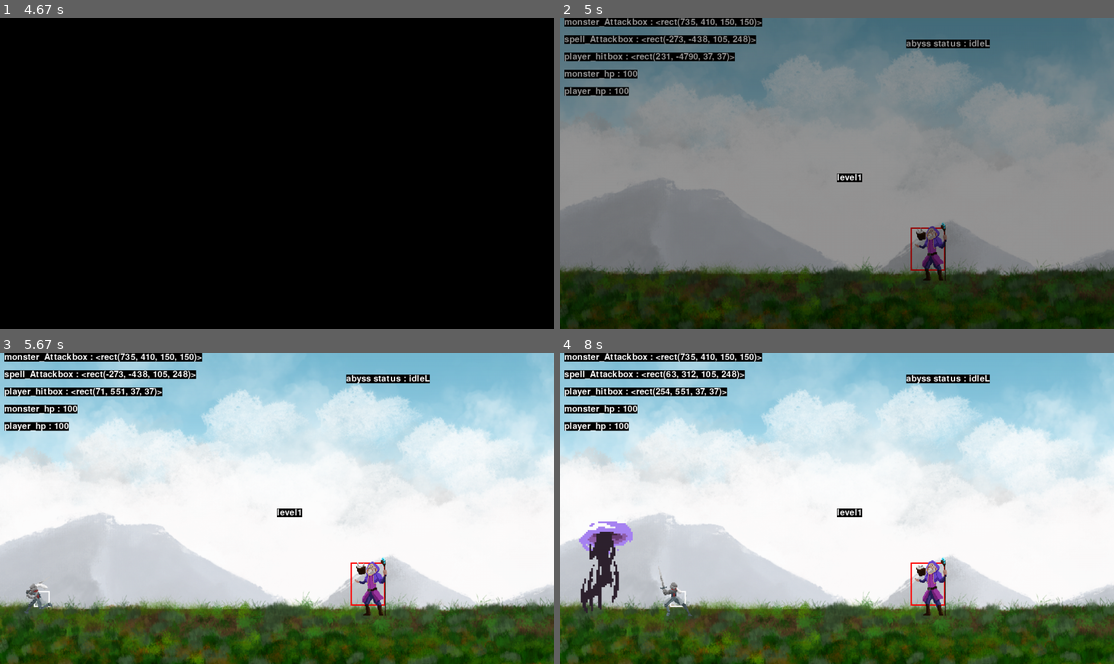
Above: before the commit, frames 1-4 (two rows, left to right).
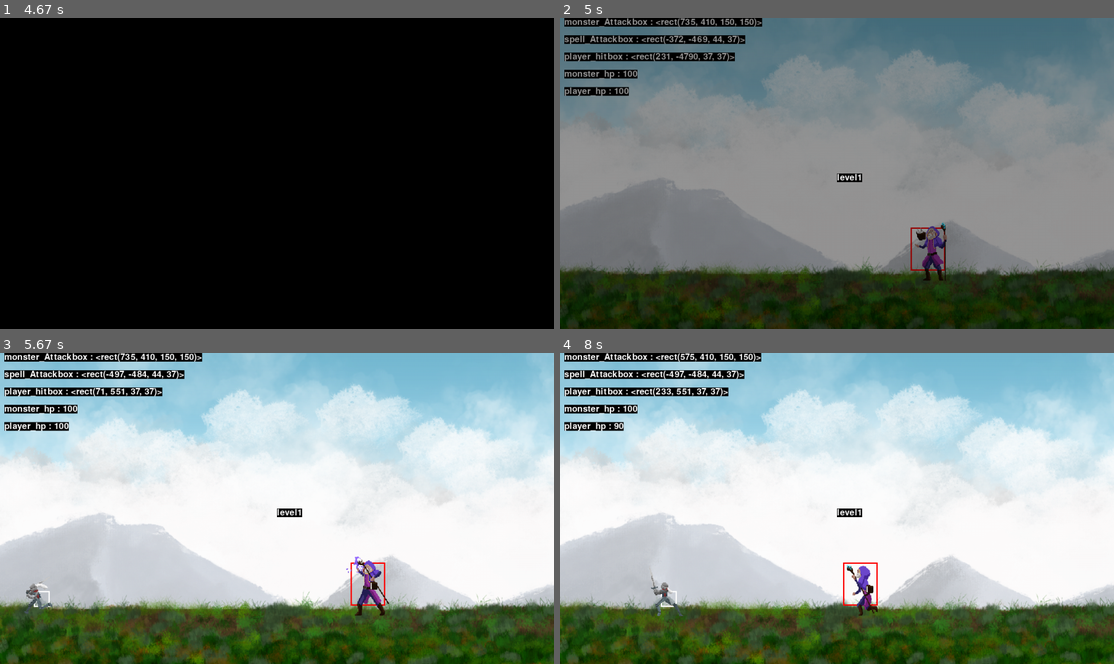
Above: after the commit, the same moments.

Repository: CSID-DGU/2022-1-OSSProj-GaCo-3
Game: pygame game, started from code/game.py
Two runs of this game, one before a commit and one after it. Both use one fixed random seed, a clock stepped at 60 frames per second and the inputs below.
Inputs (mouse positions are in pixels of both pictures, inside the frame that each line leads up to):
- Up to frame 1 (4.67 s): click (277, 173) at 0.38 s
- Up to frame 2 (5 s): tap Space at 4.9 s
- Up to frame 3 (5.67 s): hold Left from 5.23 s (still down)
- Up to frame 4 (8 s): release Left at 5.77 s; hold Left 5.8-6.2 s; hold Right 6.23-6.87 s; hold Left 6.9-7.37 s; hold Right 7.4-7.87 s; tap A at 7.9 s

Frame 1 is identical in both runs. In frame 2, 0.6% of the frame differs, in the area x 19-78%, y 5-10%; in frame 3, 1.3%; in frame 4, 4.0%, in the area x 3-78%, y 0-85%.

Commit message:
feat : abyss spell create

Diff:
--- a/code/AbyssSpell.py
+++ b/code/AbyssSpell.py
@@ -0,0 +1,118 @@
+# -*-coding:utf-8-*-
+
+import pygame
+from settings import *
+from support import *
+from game import *
+
+class AbyssSpell(pygame.sprite.Sprite):
+    def __init__(self, pos, groups, obstacle_sprites):
+        pygame.sprite.Sprite.__init__(self, groups)
+        # 생성시 처음 이미지 지정 상속받는 각 몬스터 클래스에서 지정해줘야한다.
+        self.display_surface = pygame.display.get_surface()
+        self.image = pygame.image.load('image/Monster/AbyssSpell/1.png').convert_alpha()
+        self.image = pygame.transform.scale(self.image, ABYSS_SPELL_SIZE)
+        self.rect = self.image.get_rect(topleft=pos)
+        self.hitbox = self.rect.inflate(-50, -30)  # 이미지 사각형의 크기 줄여 hitbox로 사용
+
+        self.scale = ABYSS_SPELL_SIZE
+        self.CameraOffset = [0, 0]
+        self.isAttack = False
+
+        # graphic setup
+        self.import_assets('image/Monster/AbyssSpell')
+        self.status = 'spell'
+
+        # animation 바꿀 때 사용
+        self.frame_index = 0
+        self.animation_speed = 0.25
+        self.animation_time = 0.0
+        self.animation_time_max = 0.1
+        self.animation_end = False
+
+        self.SkillON = True
+
+        # movement
+        self.speed = 20
+        self.boundary = 10
+        self.obstacle_sprites = obstacle_sprites
+
+        self.target_pos = 0 # 플레이어의 위치 정보
+
+    def import_assets(self, path):
+        self.spr = {'spell': []}
+        self.spr['spell'] = import_folder(path)
+
+    def ON(self, target_pos, initial_pos):
+        self.target_pos = target_pos # x value
+        self.isAttack = True
+        self.SkillON = True
+        self.hitbox.center = initial_pos
+        # self.hitbox.x = target_pos - self.scale[0] / 16
+        self.hitbox.y = 500
+
+    def animate(self, df):
+        spr = self.spr[self.status]
+
+        if self.SkillON == True:
+            self.animation_time += df / 1000.0
+
+            if self.animation_time >= self.animation_time_max:
+                self.animation_time = 0
+                self.frame_index += 1
+        else:
+            self.frame_index = 0
+
+        if self.frame_index >= len(spr):  # 스프라이트 마지막 이미지까지 보여준 뒤
+            self.frame_index = 0  # 다시 처음 이미지로 돌아가기
+            # self.SkillON = False
+            # self.hitbox.x = -500
+            # self.hitbox.y = -500
+
+        self.image = spr[int(self.frame_index)]
+        position = (self.hitbox.center[0] - 10, self.hitbox.center[1] + 20)
+        self.rect = self.image.get_rect(center=position)
+
+    def collision(self, direction):
+        if direction == 'horizontal':
+            for sprite in self.obstacle_sprites:
+                if sprite.hitbox.colliderect(self.hitbox):
+                    if self.direction.x > 0:  # collision occurs while moving right
+                        self.hitbox.right = sprite.hitbox.left
+                    elif self.direction.x < 0:
+                        self.hitbox.left = sprite.hitbox.right
+
+    def update(self, df):
+        self.animate(df)
+        # 어택 박스 정보 갱신
+        attackBox = pygame.Rect(self.hitbox)
+        attackBox = attackBox.inflate(-self.scale[0] / 16, -self.scale[1] / 3)
+        attack_hitbox = sub_Coordinate(attackBox,
+                                       (self.CameraOffset[0], self.CameraOffset[1] - self.scale[1] / 4, 0, 0))
+
+        if abs(self.hitbox.centerx - self.target_pos) == 0:
+            self.SkillON = False
+            self.isAttack = False
+            self.hitbox.x = -500
+            self.hitbox.y = -500
+        pygame.draw.rect(self.display_surface, (255, 0, 0), attack_hitbox, 3)
+        self.move()
+
+    def getHitBox(self):
+        attackBox = pygame.Rect(self.hitbox)
+        attackBox = attackBox.inflate(-self.scale[0] / 16, -self.scale[1] / 3)
+        return attackBox
+
+    def move(self):
+        # abyss attack2 공격 직후 생성하여 플레이어의 위치까지 움직임
+        distance = self.target_pos - self.hitbox.x
+        if self.SkillON: # 공격상태일 경우 움직임
+            if abs(distance) > self.boundary: # 스프라이트와 플레이어의 거리가 self.boundary 보다 멀면 동작
+                if distance < 0: # 왼쪽 방향에 플레이어가 있음
+                    self.hitbox.x -= self.speed
+                else: # 오른쪽 방향에 플레이어가 있음
+                    self.hitbox.x += self.speed
+            else:
+                self.SkillON = False
+                self.hitbox.x = -500
+                self.hitbox.y = -500
--- a/code/abyss.py
+++ b/code/abyss.py
@@ -6,6 +6,7 @@
 from Monster import *
 from level import *
 from debug import *
+from AbyssSpell import *
 
 class Abyss(Monster):
     def __init__(self, pos, MONSTER_SIZE, groups, obstacle_sprites):
@@ -20,12 +21,11 @@
 
         # 공격
         self.targetPos = 200.0 # 맨 처음에 플레이어 위치를 타겟으로 설정하는 건가?
-        # self.attackBox = pygame.Rect((self.hitbox.left, self.hitbox.top), (MONSTER_SIZE[0] // 3, MONSTER_SIZE[1] // 4))
         self.attackBox = pygame.Rect(self.hitbox.topleft, (MONSTER_SIZE[0]//2, MONSTER_SIZE[1]//2))
         self.attackBox.topright = self.hitbox.topleft
 
         # 아직 어비스 주문 마법을 생성하지 않았으므로 브링어의 주문을 일단 생성
-        self.spell = BringerSpell((-500, -500), BRINGER_SPELL_SIZE, groups, self.obstacle_sprites)
+        self.spell = AbyssSpell((-500, -500), groups, self.obstacle_sprites)
         # spell 공격 상태 및 쿨타임 설정
         self.can_spell = True
         self.spell_time = None
@@ -63,17 +63,11 @@
         spr = self.spr[self.status]
         self.animation_end = False
 
-        # loop over the frame index
-        # self.frame_index += self.animation_speed
-
-        # DeltaTime이용해서 애니메이션 프레임 처리
-        # =============================================================
         self.animation_time += df / 1000.0
 
         if self.animation_time >= self.animation_time_max:
             self.animation_time = 0
             self.frame_index += 1
-        # ===============================================================
 
         if self.frame_index >= len(spr):  # 스프라이트 마지막 이미지까지 보여준 뒤
             self.frame_index = 0  # 다시 처음 이미지로 돌아가기
@@ -90,11 +84,10 @@
         if 'attack2' in self.status: # 마법 공격 상태일 경우
             if self.frame_index == len(spr) - 1:
                 self.status = 'idleL' if 'L' in self.status else 'idleR' # 이미지 재생이 끝나면 idle 상태로 바꾸기.
-                self.spell.ON(self.targetPos)  # 사용자 위치에 마법 사용
+                self.spell.ON(self.targetPos, self.attackBox.center)  # 사용자 위치에 마법 사용
 
 
         if 'death' in self.status and self.animation_end:
-            print('death and animation end')
             #임시적 조치로 죽음 모션의 마지막 프레임일 경우 화면 밖으로 내보낸다.
             self.kill()
             self.hitbox.x = 90000
@@ -168,7 +161,6 @@
         #self.get_status()
         self.move()
         self.coodsdown()
-        debug("abyss status : "+str(self.status), 800, 50)
 
         # 어택 박스 정보 갱신
         if self.direction == -1:
@@ -187,20 +179,13 @@
                 self.isAttack = False
 
         # # attack2를 준비 이미지라고 가정, 해당 스프라이트가 다 재생되면 마법을 사용함.
-        # elif 'attack2' in self.status and self.animation_end:
-        #     self.spell.ON(self.targetPos) #사용자 위치에 마법 사용
-        #     # self.spellON()
 
         self.spell.CameraOffset = self.CameraOffset
         self.spell.update(df)
 
         # 충돌
-        # 플레이어 어택박스, 몬스터 히트박스 충돌시
-        # if collision_check(self.playerAttackbox, self.getHitBox()) and self.playerAttackbox and self.hittedTime < 0:
-        # if collision_check(self.playerAttackbox, self.getHitBox()) and self.playerAttackbox and self.can_hurt and self.playerisAttack:
         # 플레이어 어택박스, 몬스터 히트박스 충돌 and 몬스터가 피격 가능 상태 and 플레이어가 공격 중일 경우
         if collision_check(self.playerAttackbox,self.getHitBox()) and self.can_hurt and self.playerisAttack:
-            print('attacked')
             self.hp -= self.playerPower
             self.status = 'hurtL' if self.direction == -1 else 'hurtR'
             self.hurt_time = pygame.time.get_ticks() # 공격 감지 직후 시간 체크. 쿨다운에서 비교할 시간
--- a/code/settings.py
+++ b/code/settings.py
@@ -52,6 +52,9 @@
                 'level3': {'background': 'image/map/boss_background.png', 'floor': 'image/map/boss_background.png'},
                 'ending': {'background': 'image/map/background.png', 'floor': 'image/map/new_floor.png'}}
 
+# monster1 spell settings
+ABYSS_SPELL_SIZE = (100, 100)
+
 # monster2 spell settings
 BRINGER_SPELL_SIZE = (560, 372)
 BRINGER_SPELL_INFO = {'spell': {'idx': 16, 'size': BRINGER_SPELL_SIZE}}
